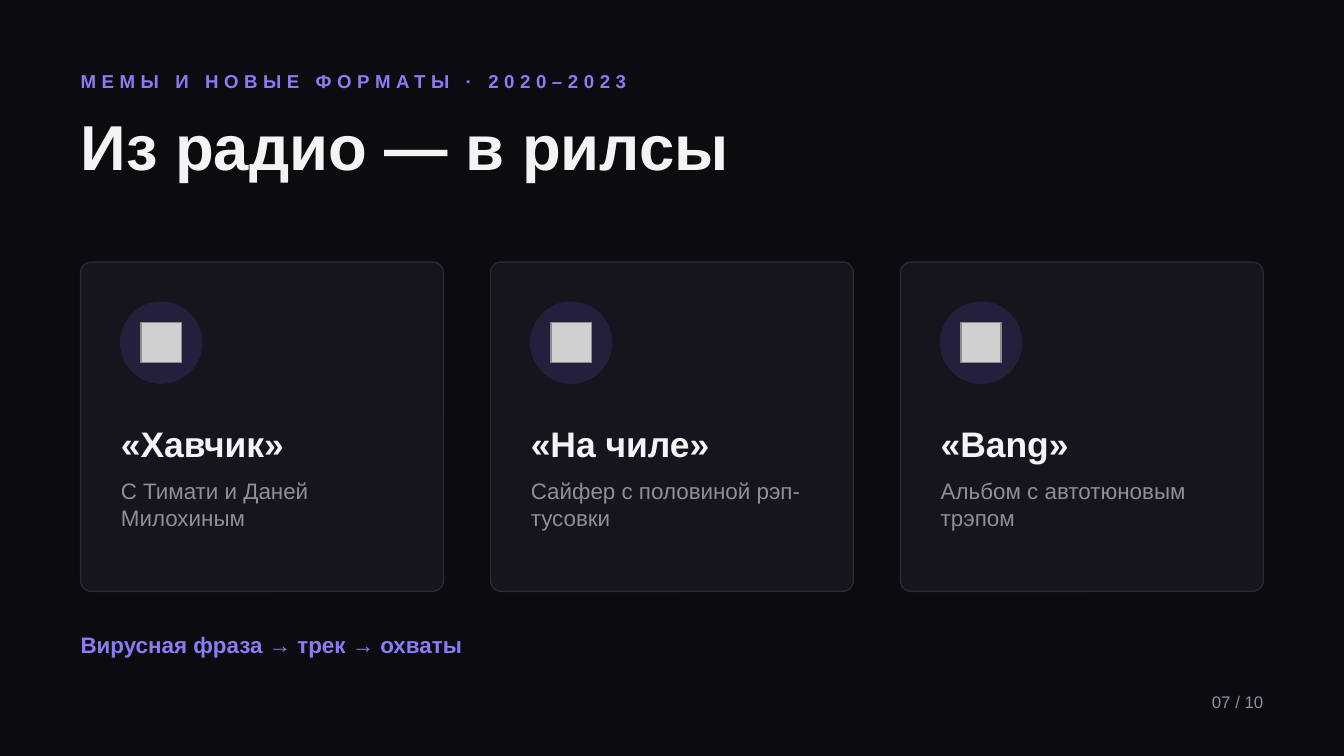
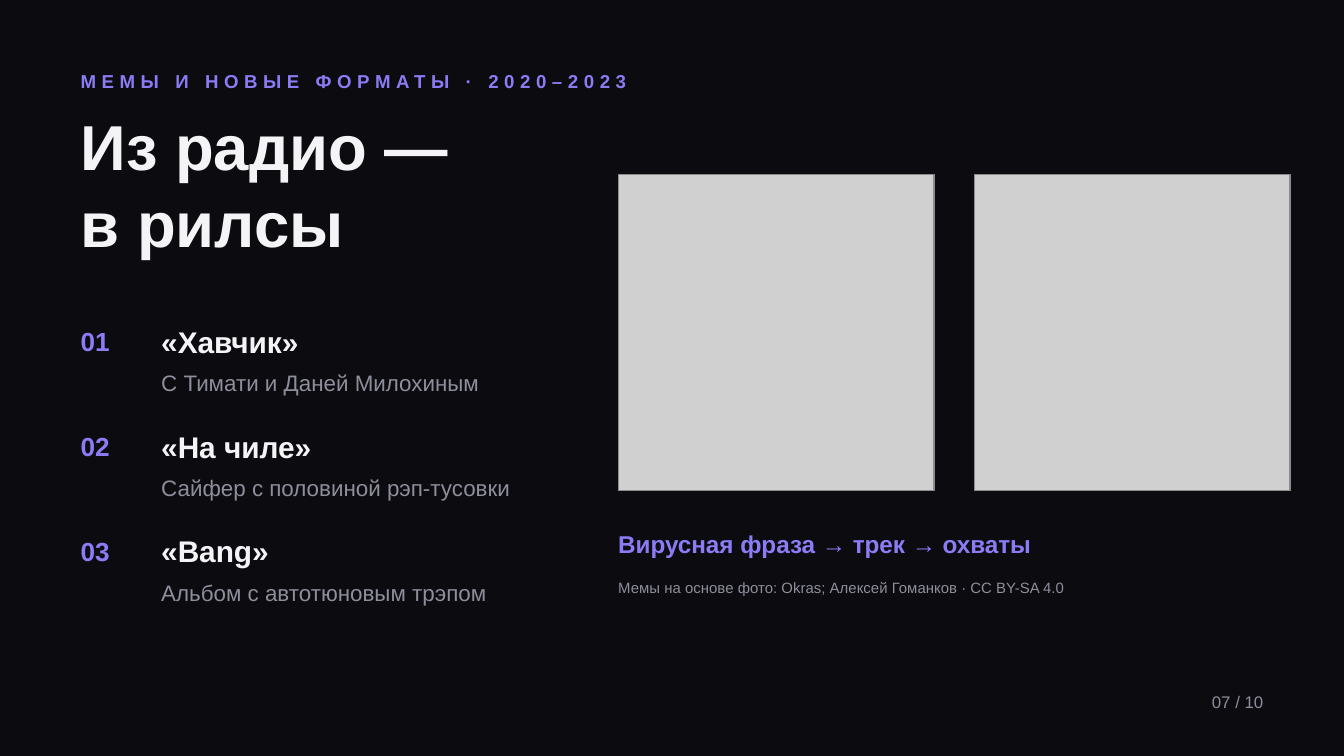
Before and after one commit to KRIEZIEYR/aaaaaaaaaaaaaaaaaa, a slide deck: slide 7 of Dzhigan_v2.pptx. Drawn at 1344x756 pixels with LibreOffice and Linux fonts; fonts in the diff are those of the drawing; grey boxes stand for pictures. Boxes give left, top, right and bottom in pixels: in the first picture for what was removed or moved away, otherwise in the second. Text is boxed around its words. In the diff, an @@ line names an element or a change of style, - is before the commit and + after.

```diff
--- a/Dzhigan_v2.pptx
+++ b/Dzhigan_v2.pptx
@@ text at bbox=[81, 126, 367, 259]: text changed @@
-Из радио — в рилсы
+Из радио —
+в рилсы
@@ picture added at bbox=[618, 175, 934, 491] @@
@@ picture added at bbox=[974, 175, 1290, 491] @@
@@ rounded rectangle removed at bbox=[81, 262, 444, 591] @@
@@ rounded rectangle removed at bbox=[491, 262, 853, 591] @@
@@ rounded rectangle removed at bbox=[900, 262, 1263, 591] @@
@@ ellipse removed at bbox=[121, 302, 202, 383] @@
@@ picture removed at bbox=[141, 323, 181, 363] @@
@@ text "«Хавчик»": place and size @@
-text "«Хавчик»" at bbox=[121, 432, 284, 458]
+text "«Хавчик»" at bbox=[161, 332, 298, 354]
@@ ellipse removed at bbox=[531, 302, 612, 383] @@
@@ picture removed at bbox=[551, 323, 591, 363] @@
@@ ellipse removed at bbox=[941, 302, 1021, 383] @@
@@ picture removed at bbox=[961, 323, 1001, 363] @@
@@ text added at bbox=[81, 332, 110, 352], 14 pt, text #8B7CF6, bold @@
+01
@@ text "С Тимати и Даней Милохиным": place and size @@
-text "С Тимати и Даней Милохиным" at bbox=[121, 482, 308, 526]
+text "С Тимати и Даней Милохиным" at bbox=[161, 374, 479, 396]
@@ text added at bbox=[81, 437, 110, 457], 14 pt, text #8B7CF6, bold @@
+02
@@ text "«На чиле»": place and size @@
-text "«На чиле»" at bbox=[531, 432, 710, 458]
+text "«На чиле»" at bbox=[161, 437, 311, 459]
@@ text "Сайфер с половиной рэп-тусовки": place and size @@
-text "Сайфер с половиной рэп-тусовки" at bbox=[531, 482, 800, 531]
+text "Сайфер с половиной рэп-тусовки" at bbox=[161, 479, 510, 501]
@@ size 19 to 16 pt in 3 elements at bbox=[161, 437, 311, 459], bbox=[161, 332, 298, 354], bbox=[161, 541, 269, 568] @@
@@ text "«Bang»": place and size @@
-text "«Bang»" at bbox=[941, 432, 1069, 465]
+text "«Bang»" at bbox=[161, 541, 269, 568]
@@ text "Вирусная фраза → трек → ...": place and size @@
-text "Вирусная фраза → трек → ..." at bbox=[81, 636, 462, 658]
+text "Вирусная фраза → трек → ..." at bbox=[618, 535, 1031, 558]
@@ text "Вирусная фраза → трек → ..." at bbox=[618, 535, 1031, 558]: size 12 to 13 pt @@
@@ text added at bbox=[81, 542, 110, 562], 14 pt, text #8B7CF6, bold @@
+03
@@ vertical alignment top to middle in 3 elements at bbox=[161, 479, 510, 501], bbox=[161, 374, 479, 396], bbox=[161, 584, 486, 606] @@
@@ text "Альбом с автотюновым трэпом": place and size @@
-text "Альбом с автотюновым трэпом" at bbox=[941, 483, 1186, 531]
+text "Альбом с автотюновым трэпом" at bbox=[161, 584, 486, 606]
@@ text added at bbox=[618, 582, 1064, 596], 8 pt, text #8E8E9C @@
+Мемы на основе фото: Okras; Алексей Гоманков · CC BY-SA 4.0
```
Also in this commit, not shown: 9 other slides changed.
